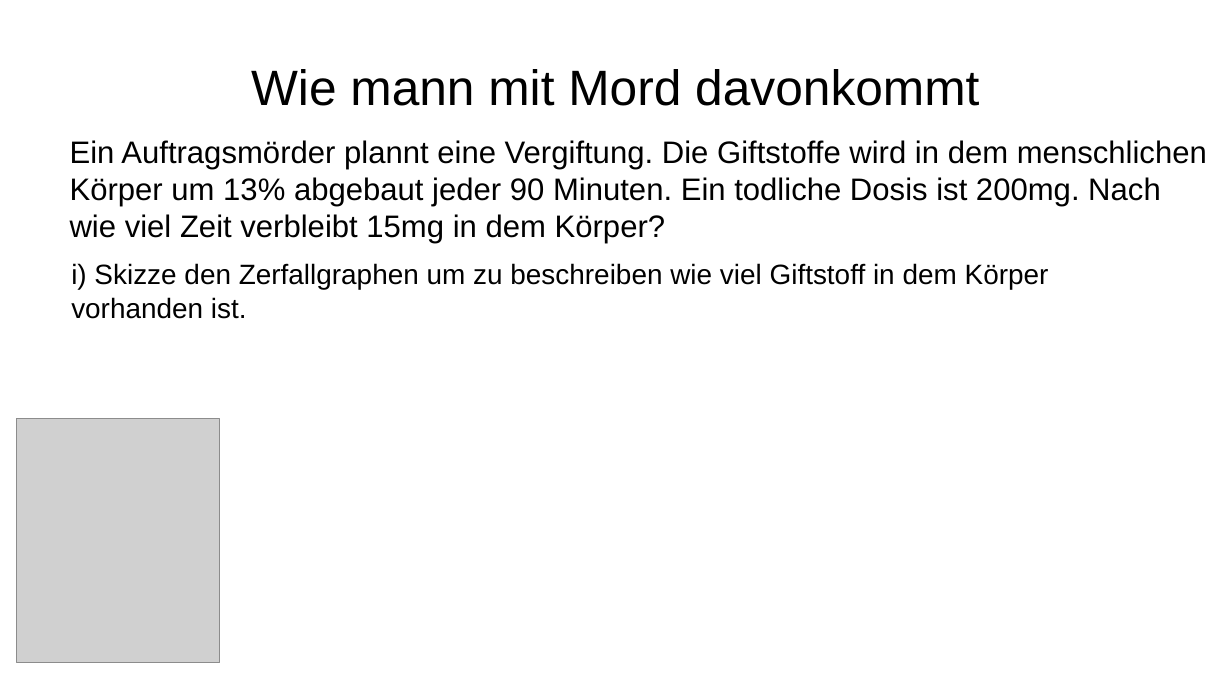
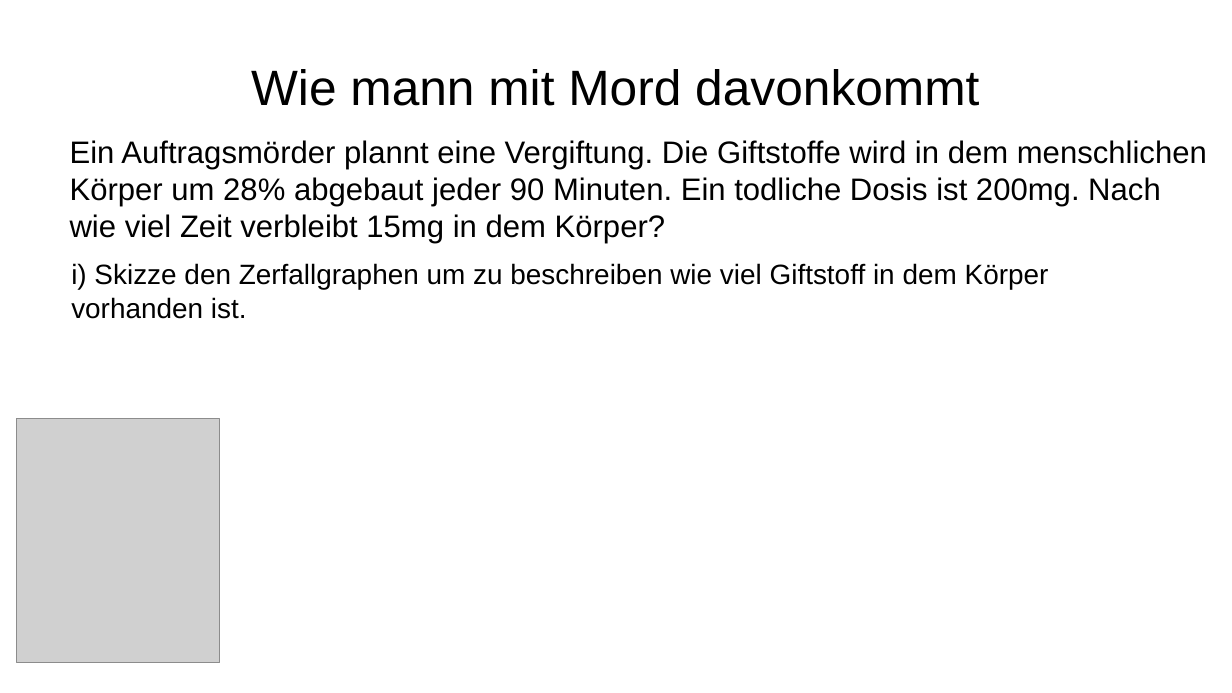
Before and after one commit to bearums/teaching, a slide deck: slide 3 of B5/Mathe/2024/D12/Wachstum_und_Prognose/04/04_WP.odp. Drawn at 1232x693 pixels with LibreOffice and Linux fonts; fonts in the diff are those of the drawing; grey boxes stand for pictures. Boxes give left, top, right and bottom in pixels: in the first picture for what was removed or moved away, otherwise in the second. Text is boxed around its words. In the diff, an @@ line names an element or a change of style, - is before the commit and + after.

```diff
--- a/B5/Mathe/2024/D12/Wachstum_und_Prognose/04/04_WP.odp
+++ b/B5/Mathe/2024/D12/Wachstum_und_Prognose/04/04_WP.odp
@@ text at (70,140,1207,243): text changed @@
-Ein Auftragsmörder plannt eine Vergiftung. Die Giftstoffe wird in dem menschlichen Körper um 13% abgebaut jeder 90 Minuten. Ein todliche Dosis ist 200mg. Nach wie viel Zeit verbleibt 15mg in dem Körper?
+Ein Auftragsmörder plannt eine Vergiftung. Die Giftstoffe wird in dem menschlichen Körper um 28% abgebaut jeder 90 Minuten. Ein todliche Dosis ist 200mg. Nach wie viel Zeit verbleibt 15mg in dem Körper?
```
Also in this commit, not shown: 2 other files.
